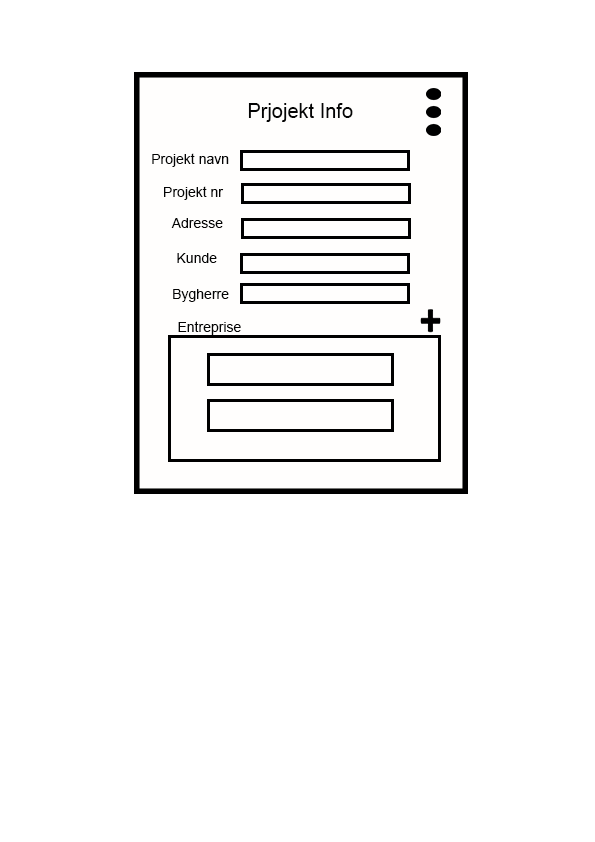
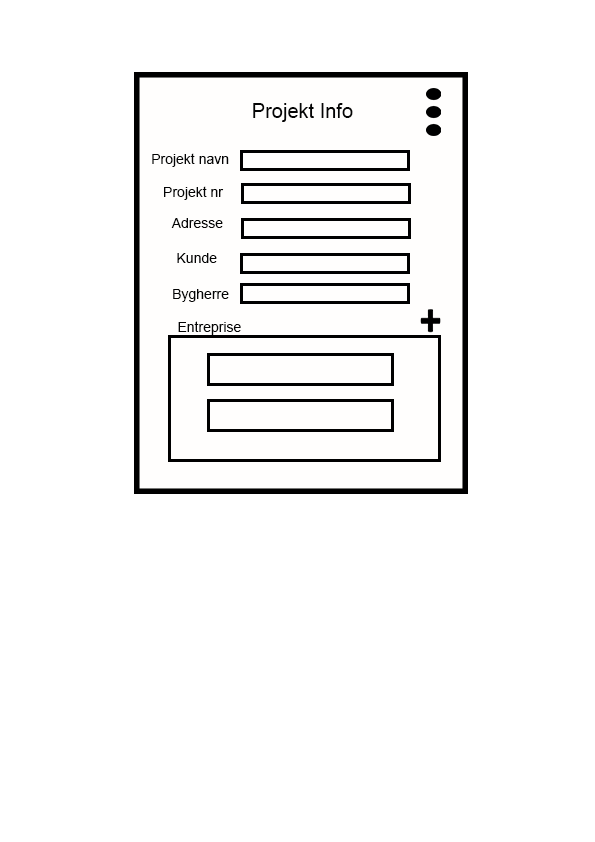
Layer changes from the first 595 × 842 image to the second:
renamed "Prjojekt Info" to "Projekt Info", painted on it over [248, 103, 272, 122]
